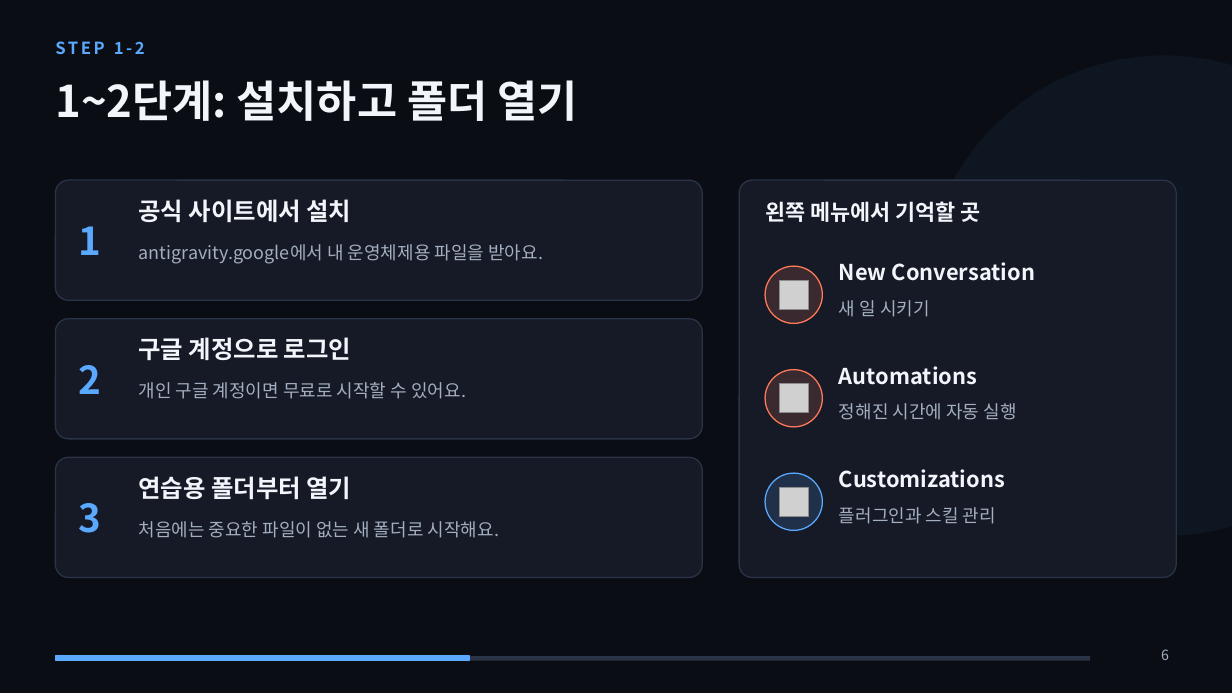
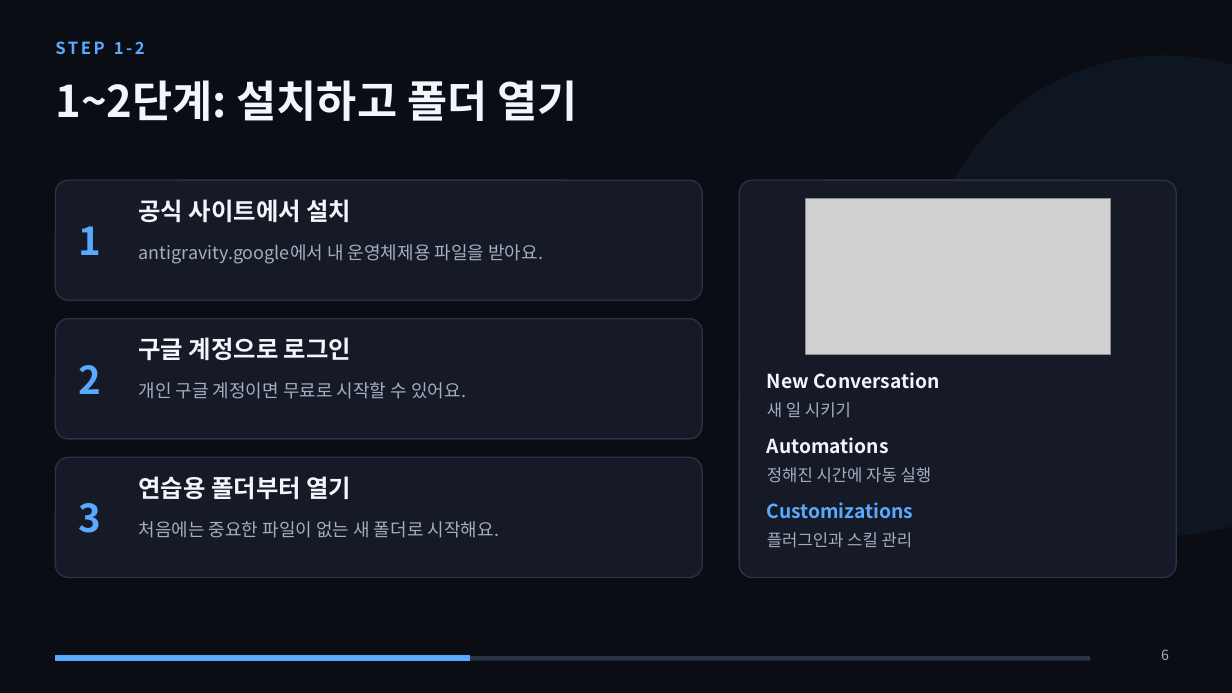
Before and after one commit to metaluca27/huhsame-script, a slide deck: slide 6 of docs/강의/안티그라비티_입문/안티그라비티_입문_강의.pptx. Drawn at 1232x693 pixels with LibreOffice and Linux fonts; fonts in the diff are those of the drawing; grey boxes stand for pictures. Boxes give left, top, right and bottom in pixels: in the first picture for what was removed or moved away, otherwise in the second. Text is boxed around its words. In the diff, an @@ line names an element or a change of style, - is before the commit and + after.

```diff
--- a/docs/강의/안티그라비티_입문/안티그라비티_입문_강의.pptx
+++ b/docs/강의/안티그라비티_입문/안티그라비티_입문_강의.pptx
@@ text removed at bbox=[765, 201, 981, 222] @@
-왼쪽 메뉴에서 기억할 곳
@@ picture added at bbox=[806, 199, 1111, 354] @@
@@ ellipse removed at bbox=[765, 266, 823, 323] @@
@@ picture removed at bbox=[780, 281, 809, 310] @@
@@ ellipse removed at bbox=[765, 370, 823, 427] @@
@@ text "New Conversation" at bbox=[767, 372, 939, 389]: size 17 to 15 pt @@
@@ text "New Conversation": place and size @@
-text "New Conversation" at bbox=[839, 262, 1035, 281]
+text "New Conversation" at bbox=[767, 372, 939, 389]
@@ picture removed at bbox=[780, 384, 809, 413] @@
@@ size 14 to 13 pt in 3 elements at bbox=[767, 532, 913, 548], bbox=[767, 467, 932, 483], bbox=[767, 402, 851, 418] @@
@@ text "새 일 시키기": place and size @@
-text "새 일 시키기" at bbox=[839, 300, 930, 317]
+text "새 일 시키기" at bbox=[767, 402, 851, 418]
@@ text "Automations": place and size @@
-text "Automations" at bbox=[839, 366, 977, 385]
+text "Automations" at bbox=[767, 437, 889, 454]
@@ text "Automations" at bbox=[767, 437, 889, 454]: size 17 to 15 pt @@
@@ ellipse removed at bbox=[765, 473, 823, 531] @@
@@ text "정해진 시간에 자동 실행": place and size @@
-text "정해진 시간에 자동 실행" at bbox=[839, 403, 1016, 420]
+text "정해진 시간에 자동 실행" at bbox=[767, 467, 932, 483]
@@ text "Customizations": place and size @@
-text "Customizations" at bbox=[839, 469, 1005, 488]
+text "Customizations" at bbox=[767, 502, 913, 519]
@@ text "Customizations" at bbox=[767, 502, 913, 519]: size 17 to 15 pt, text colour #F2F5FA to #5AA9FF @@
@@ picture removed at bbox=[780, 488, 809, 517] @@
@@ text "플러그인과 스킬 관리": place and size @@
-text "플러그인과 스킬 관리" at bbox=[839, 507, 996, 524]
+text "플러그인과 스킬 관리" at bbox=[767, 532, 913, 548]
```
Also in this commit, not shown: 4 other slides changed, 1 slide added, 1 slide removed, 12 other files.
